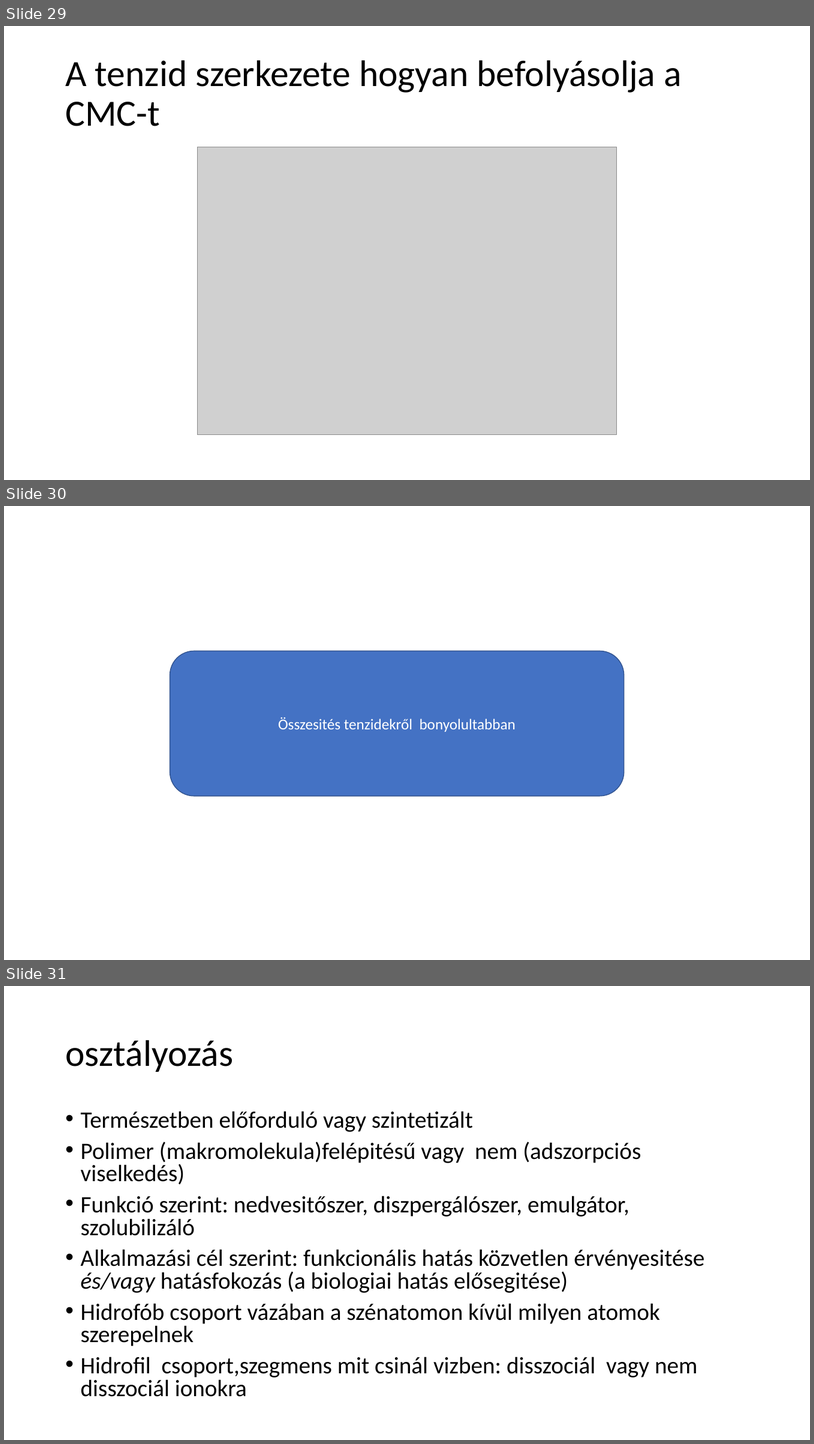
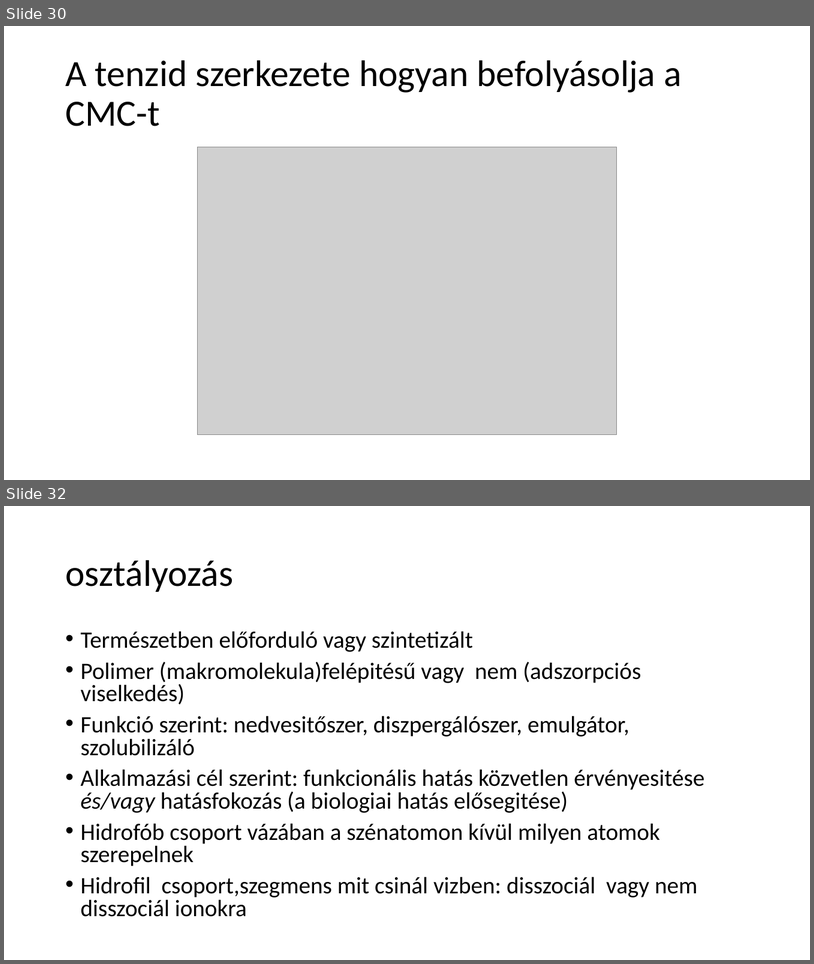
Before and after one commit to LilianaBohus/chemistry-presenations, a slide deck: formulations-and-surfactants.pptx. Shown one above the other, each under a label of ours: slides 29, 30 and 31 before the commit, slides 30 and 32 after it; the slides between them are not shown. The pictures are 814x1444 and 814x964 pixels, drawn with LibreOffice and Linux fonts; fonts in the diff are those of the drawing; grey boxes stand for pictures. Boxes give left, top, right and bottom in pixels: in the first picture for what was removed or moved away, otherwise in the second. Text is boxed around its words. In the diff, an @@ line names an element or a change of style, - is before the commit and + after.

```diff
--- a/formulations-and-surfactants.pptx
+++ b/formulations-and-surfactants.pptx
@@ slide 30 removed at <box>4,506,810,960</box>, background #FFFFFF @@
@@ rounded rectangle removed at <box>170,651,624,796</box> @@
-Összesités tenzidekről bonyolultabban
@@ what was slide 29 is now slide 30 @@
@@ what was slide 31 is now slide 32 @@
```
Also in this commit, not shown: 4 slides changed, 4 slides added, 2 other slides removed.
